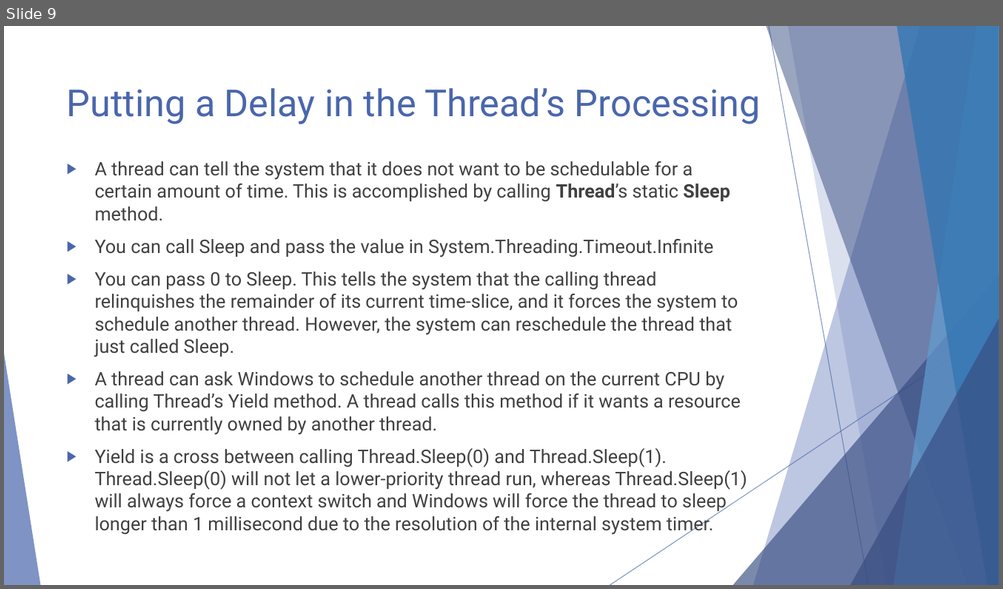
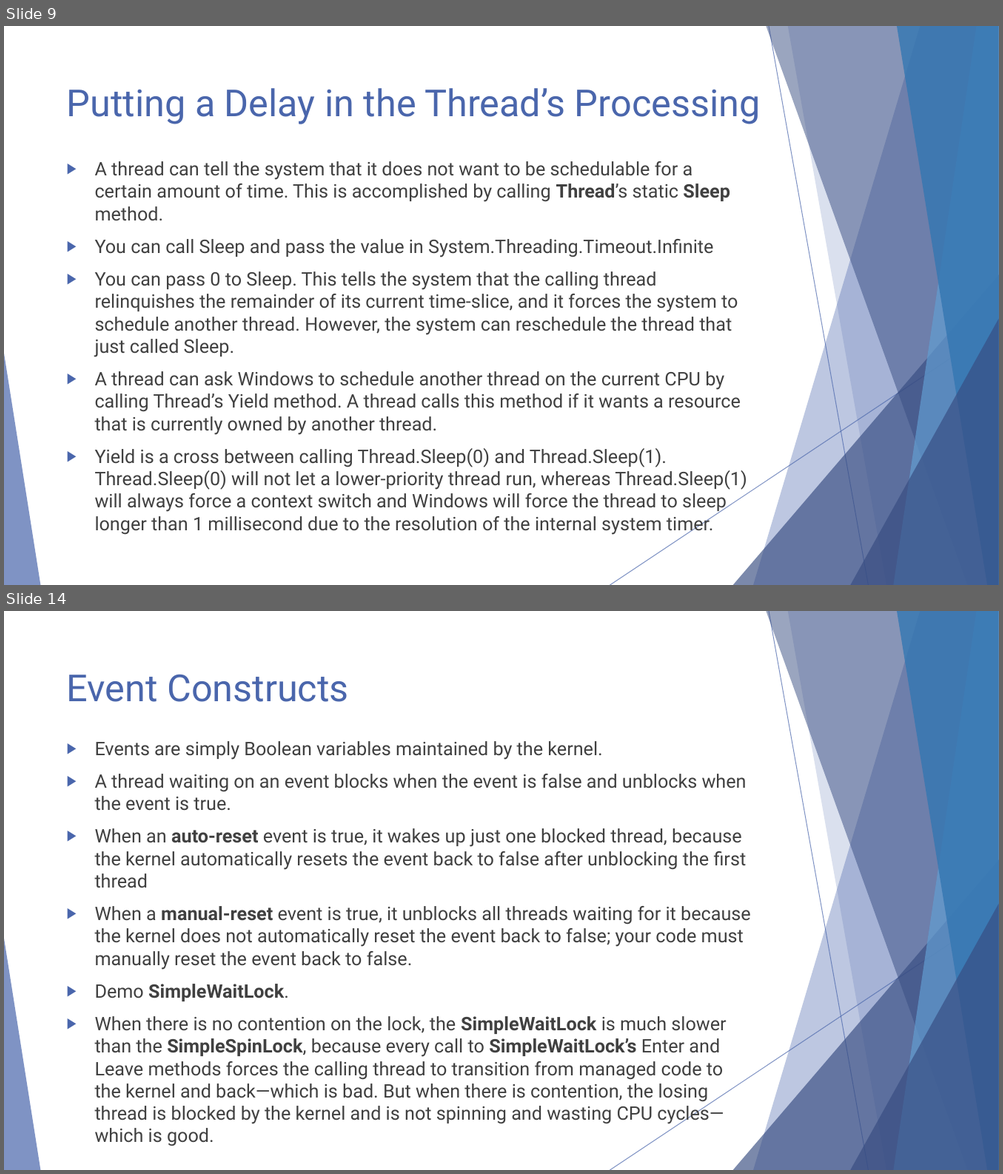
Before and after one commit to tigertop/RAU-OS-Labs, a slide deck: Lab 6/RAU-OS-Lab6.pptx. Shown one above the other, each under a label of ours: slide 9 before the commit, slides 9 and 14 after it; the slides between them are not shown. The pictures are 1003x589 and 1003x1174 pixels, drawn with LibreOffice and Linux fonts; fonts in the diff are those of the drawing. Boxes give left, top, right and bottom in pixels: in the first picture for what was removed or moved away, otherwise in the second. Text is boxed around its words. In the diff, an @@ line names an element or a change of style, - is before the commit and + after.

Commit message:
Added material for Kernel-Mode Constructs

```diff
--- a/Lab 6/RAU-OS-Lab6.pptx
+++ b/Lab 6/RAU-OS-Lab6.pptx
@@ slide 14 added at bbox=[4, 611, 999, 1170], background #FFFFFF; not listed: 10 template elements that a slide beside it also shows @@
@@ title added at bbox=[67, 674, 348, 702], 36 pt, text #4A66AC @@
+Event Constructs
@@ text added at bbox=[95, 741, 751, 1147], 18 pt, text #404040 @@
+▶ Events are simply Boolean variables maintained by the kernel.
+▶ A thread waiting on an event blocks when the event is false and unblocks when the event is true.
+▶ When an auto-reset event is true, it wakes up just one blocked thread, because the kernel automatically resets the event back to false after unblocking the first thread
+▶ When a manual-reset event is true, it unblocks all threads waiting for it because the kernel does not automatically reset the event back to false; your code must manually reset the event back to false.
+▶ Demo SimpleWaitLock.
+▶ When there is no contention on the lock, the SimpleWaitLock is much slower than the SimpleSpinLock, because every call to SimpleWaitLock’s Enter and Leave methods forces the calling thread to transition from managed code to the kernel and back—which is bad. But when there is contention, the losing thread is blocked by the kernel and is not spinning and wasting CPU cycles—which is good.
```
Also in this commit, not shown: 6 other slides added, 1 other file.
